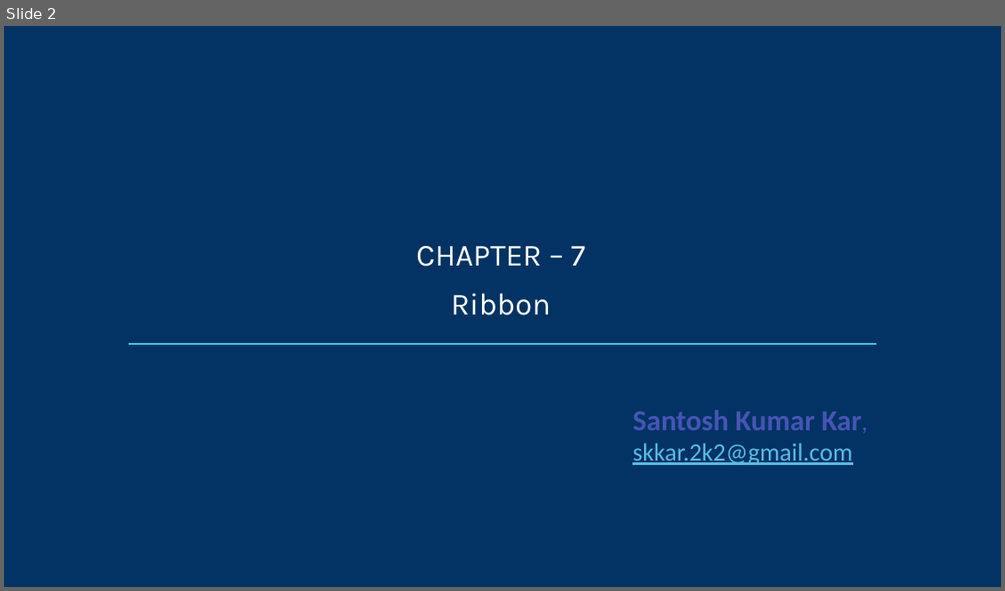
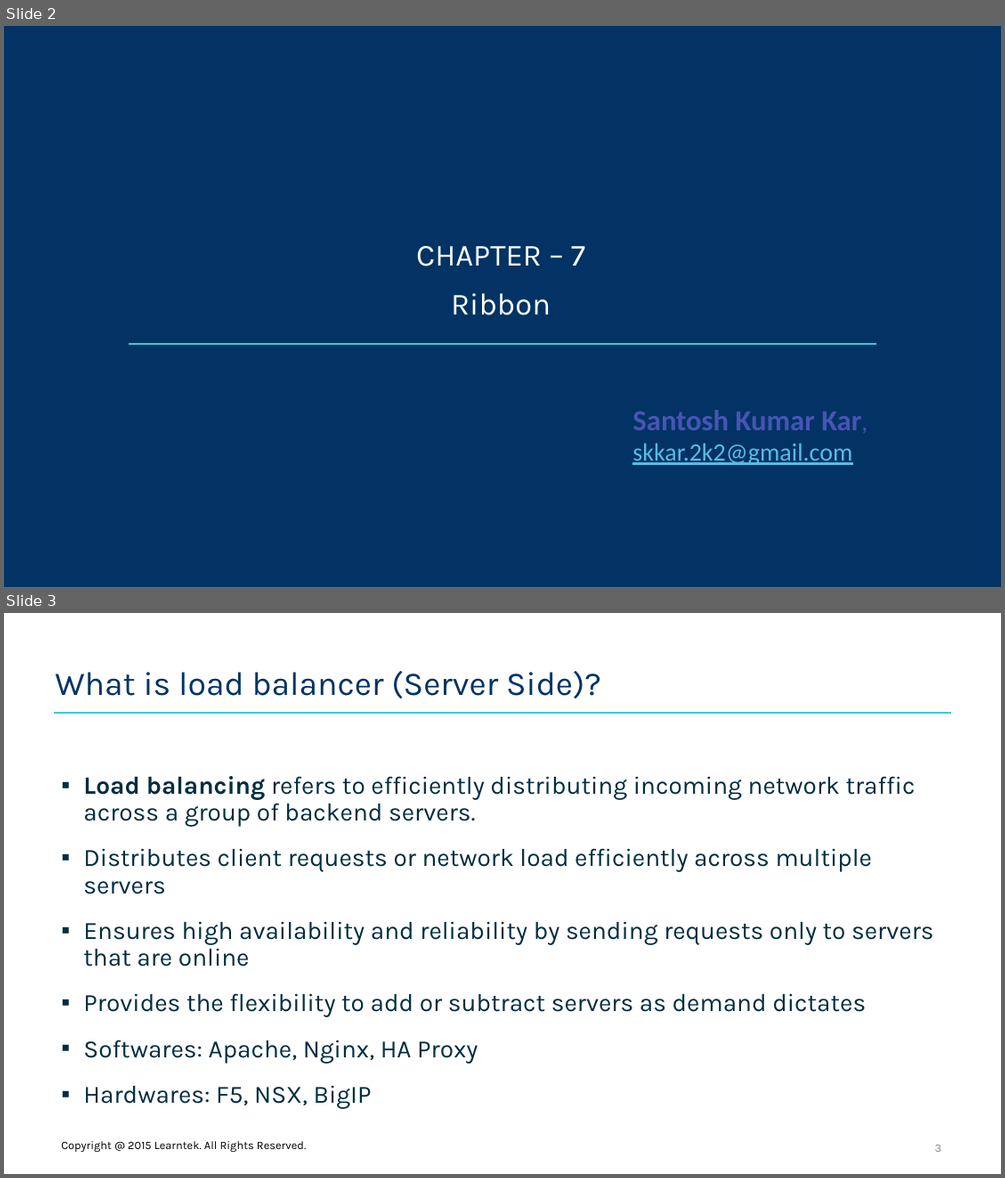
Before and after one commit to santoshkar/Microservice, a slide deck: Presentations/Part-7-Spring Cloud Ribbon.pptx. Shown one above the other, each under a label of ours: slide 2 before the commit, slides 2 and 3 after it. The pictures are 1005x591 and 1005x1178 pixels, drawn with LibreOffice and Linux fonts; fonts in the diff are those of the drawing; background and template pictures are left out. Boxes give left, top, right and bottom in pixels: in the first picture for what was removed or moved away, otherwise in the second. Text is boxed around its words. In the diff, an @@ line names an element or a change of style, - is before the commit and + after.

Commit message:
Added Ribbon load balancer ppt

```diff
--- a/Presentations/Part-7-Spring Cloud Ribbon.pptx
+++ b/Presentations/Part-7-Spring Cloud Ribbon.pptx
@@ slide 3 added at (4,613,1001,1174), background #FFFFFF @@
@@ title added at (55,671,601,698), 32 pt, text #033364 @@
+What is load balancer (Server Side)?
@@ line added from (54, 713) to (952, 713), #39CCD3 2 pt @@
@@ text added at (83,776,933,1108), 24 pt, text #002D40 @@
+▪ Load balancing refers to efficiently distributing incoming network traffic across a group of backend servers.
+▪ Distributes client requests or network load efficiently across multiple servers
+▪ Ensures high availability and reliability by sending requests only to servers that are online
+▪ Provides the flexibility to add or subtract servers as demand dictates
+▪ Softwares: Apache, Nginx, HA Proxy
+▪ Hardwares: F5, NSX, BigIP
@@ text added at (61,1141,306,1151), 11 pt, text #000000 @@
+Copyright @ 2015 Learntek. All Rights Reserved.
@@ page number added at (935,1144,942,1151), 11 pt, text #8C8C8C @@
+3
```
Also in this commit, not shown: 1 slide changed, 7 other slides added, 1 other file.
